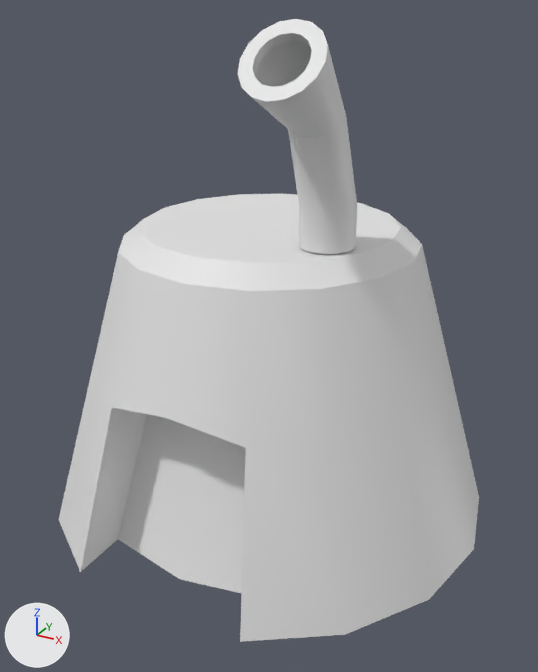
The FBX model ExperienciaXR/Assets/Mesh/Greybox__Refugios.fbx, before and after one commit.
One viewpoint serves both versions: a 50 mm camera at (3.29, -6.0, 4.76) aimed at (0.07, -0.14, 1.83). The axes (+X, +Y, +Z) are drawn at lower left. The lights are the same throughout. The older version comes first. Where no turn or scale is listed for an object, it has been applied to the vertices.

The older version as bpy lines, for what is in view:
```python
mat_mainmaterial = principled_material('MainMaterial')
mat_mainmaterial.base_color = (0.8, 0.8, 0.8)  # white #e7e7e7
me_cylinder_003 = bpy.data.meshes.new('Cylinder.003')
me_cylinder_003.from_pydata(...)  # 182 vertices, 166 faces; spans x -2.24..2.24, y -2.07..2.24, z 0.0..4.7
me_cylinder_003.materials.append(mat_mainmaterial)  # white #e7e7e7
ob_refugio = bpy.data.objects.new('Refugio', me_cylinder_003)
ob_refugio.location = (0.0, 0.0, 0.0)
```
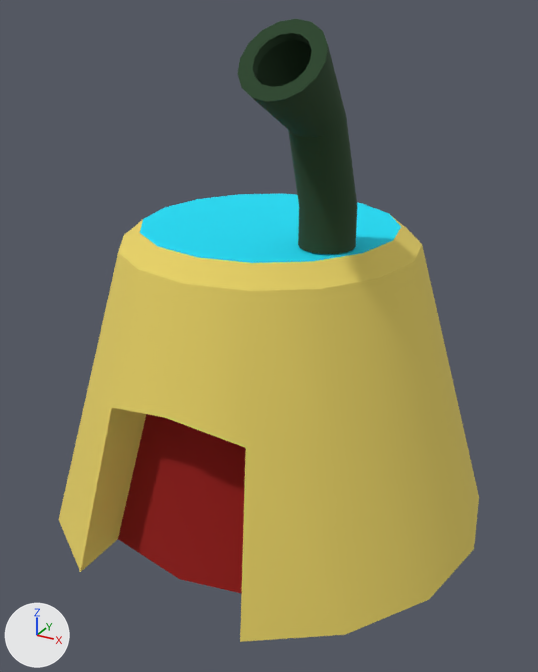
Diff of the bpy script that builds the scene:
```diff
--- a/ExperienciaXR/Assets/Mesh/Greybox__Refugios.fbx.py
+++ b/ExperienciaXR/Assets/Mesh/Greybox__Refugios.fbx.py
@@ img_paleta_copia_jpg @@
+img_paleta_copia_jpg = load_image('Paleta copia.jpg', '../Textures/Paleta copia.jpg', 1024, 1024, 'sRGB')
@@ mat_mainmaterial @@
 mat_mainmaterial = principled_material('MainMaterial')
-mat_mainmaterial.base_color = (0.8, 0.8, 0.8)  # white #e7e7e7
+mat_mainmaterial.texture = img_paleta_copia_jpg
+mat_mainmaterial.roughness = 1.0
@@ me_cylinder_003 @@
 me_cylinder_003.from_pydata(...)  # 182 vertices, 166 faces; spans x -2.24..2.24, y -2.07..2.24, z 0.0..4.7
 # used by ob_refugio; location = (0.0, 0.0, 0.0)
+# me_cylinder_003 part 1: texture (UV) coordinates of 166 of 166 faces, centred in x -1.93..1.93, y -1.64..1.93, z 0.0..4.65, changed; they spanned u 0.0..1.0, v 0.01..0.99 and now span u 0.35..0.85, v 0.39..0.87
 me_cylinder_003.materials.append(mat_mainmaterial)
```

Changed parts and their boxes (x1, y1, x2, y2) in the pictures (538 x 672 px):
'Refugio', surface changed (white to yellow)
    both: (59, 19, 479, 642)
